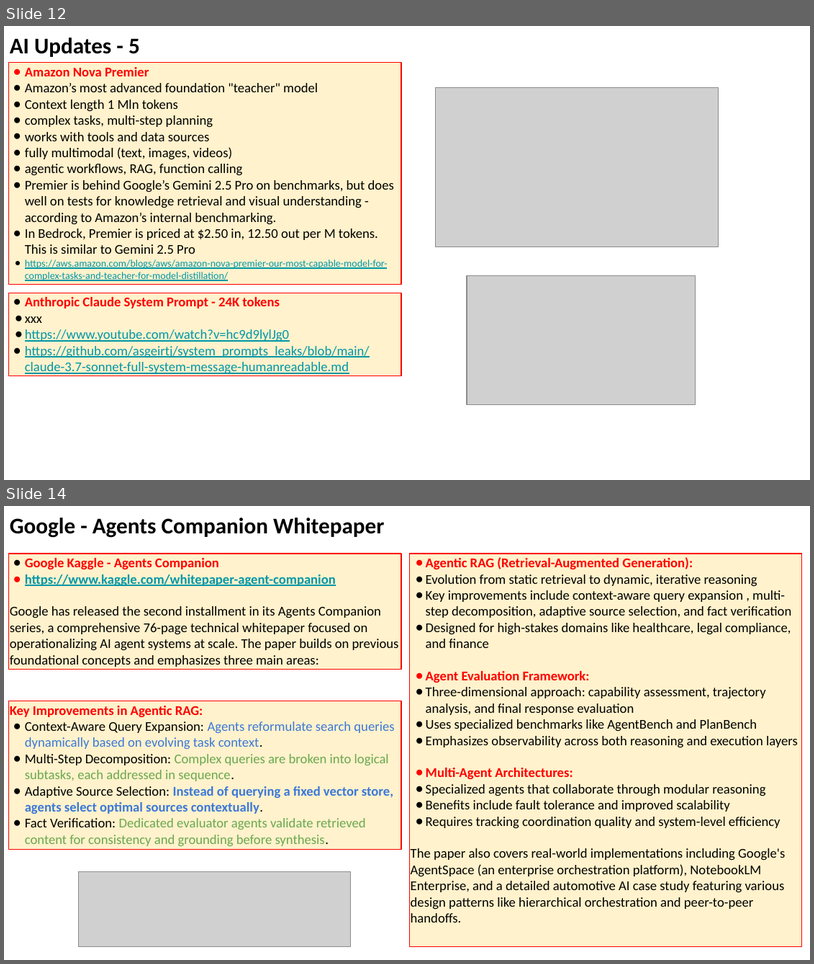
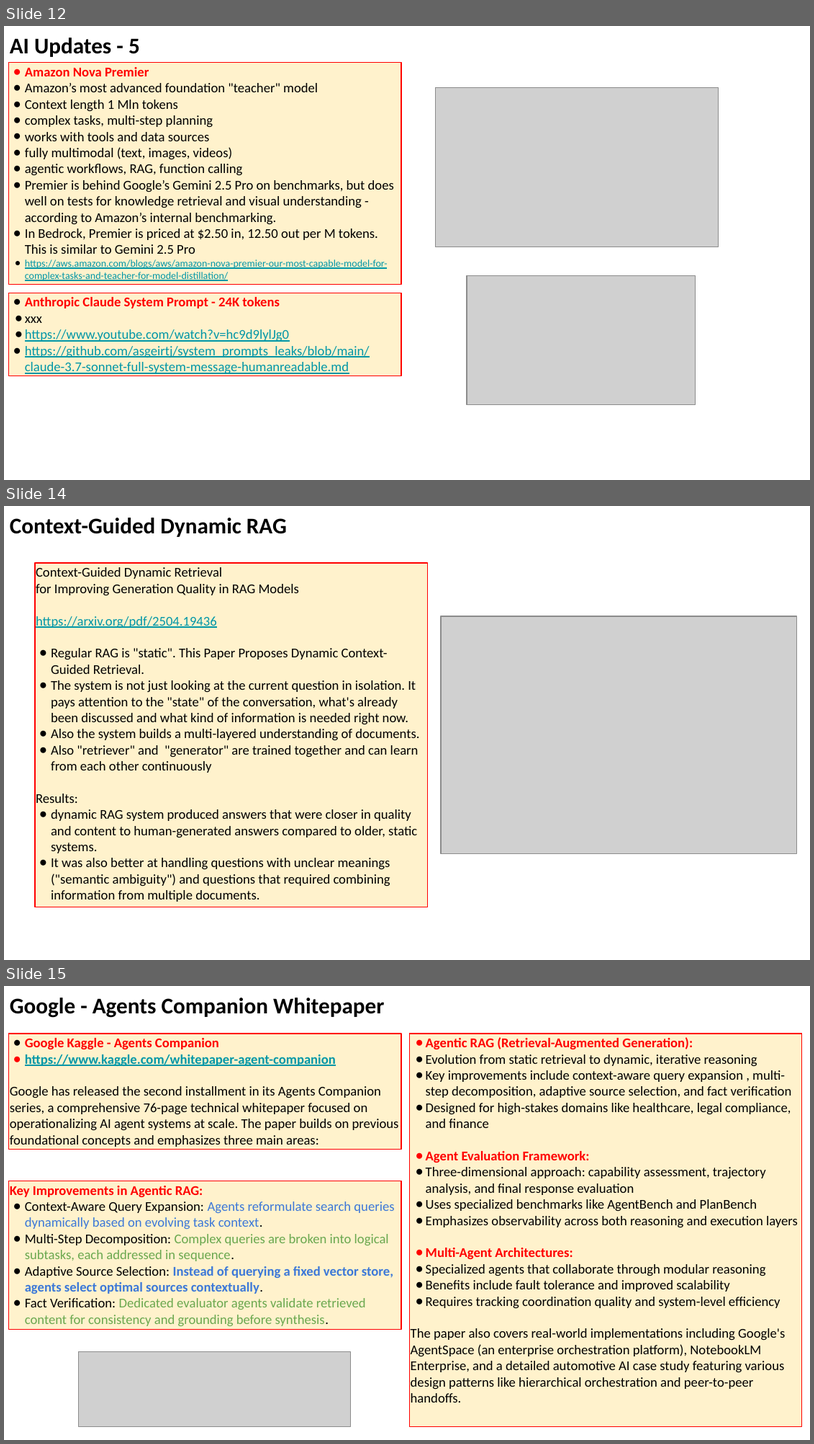
Before and after one commit to lselector/seminar, a slide deck: 2025/2025-05-09-AI-Updates.pptx. Shown one above the other, each under a label of ours: slides 12 and 14 before the commit, slides 12, 14 and 15 after it; the slides between them are not shown. The pictures are 814x964 and 814x1444 pixels, drawn with LibreOffice and Linux fonts; fonts in the diff are those of the drawing; grey boxes stand for pictures. Boxes give left, top, right and bottom in pixels: in the first picture for what was removed or moved away, otherwise in the second. Text is boxed around its words. In the diff, an @@ line names an element or a change of style, - is before the commit and + after.

```diff
--- a/2025/2025-05-09-AI-Updates.pptx
+++ b/2025/2025-05-09-AI-Updates.pptx
@@ slide 14 added at bbox=[4, 506, 810, 960], background #FFFFFF @@
@@ text added at bbox=[10, 518, 287, 537], 20 pt, text #000000, bold @@
+Context-Guided Dynamic RAG
@@ rectangle added at bbox=[35, 564, 427, 907], fill #FFF2CC, outline #FF0000 0.75 pt, 12 pt, text #000000 @@
+Context-Guided Dynamic Retrieval
+for Improving Generation Quality in RAG Models
+https://arxiv.org/pdf/2504.19436
+● Regular RAG is "static". This Paper Proposes Dynamic Context-Guided Retrieval.
+● The system is not just looking at the current question in isolation. It pays attention to the "state" of the conversation, what's already been discussed and what kind of information is needed right now.
+● Also the system builds a multi-layered understanding of documents.
+● Also "retriever" and "generator" are trained together and can learn from each other continuously
+Results:
+● dynamic RAG system produced answers that were closer in quality and content to human-generated answers compared to older, static systems.
+● It was also better at handling questions with unclear meanings ("semantic ambiguity") and questions that required combining information from multiple documents.
@@ picture added at bbox=[441, 616, 797, 854] @@
@@ what was slide 14 is now slide 15 @@
```
Also in this commit, not shown: 4 slides changed, 3 other slides added, 1 slide removed, 1 other file.
